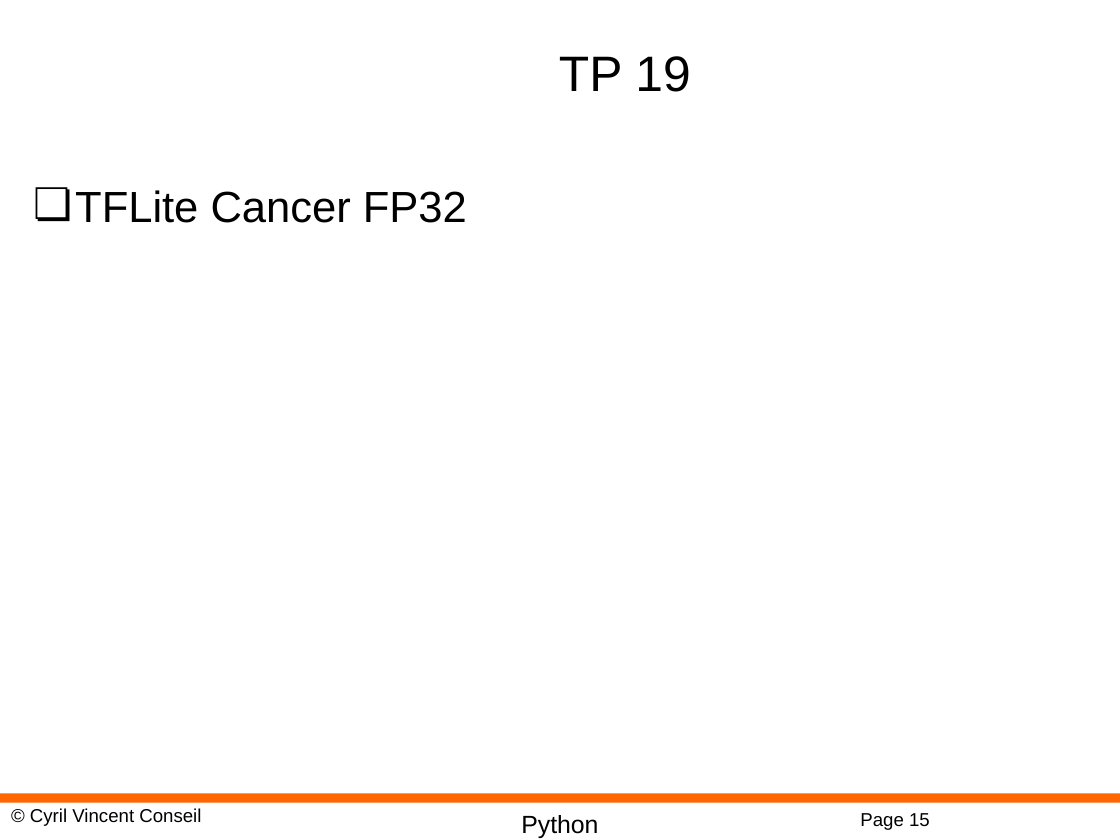
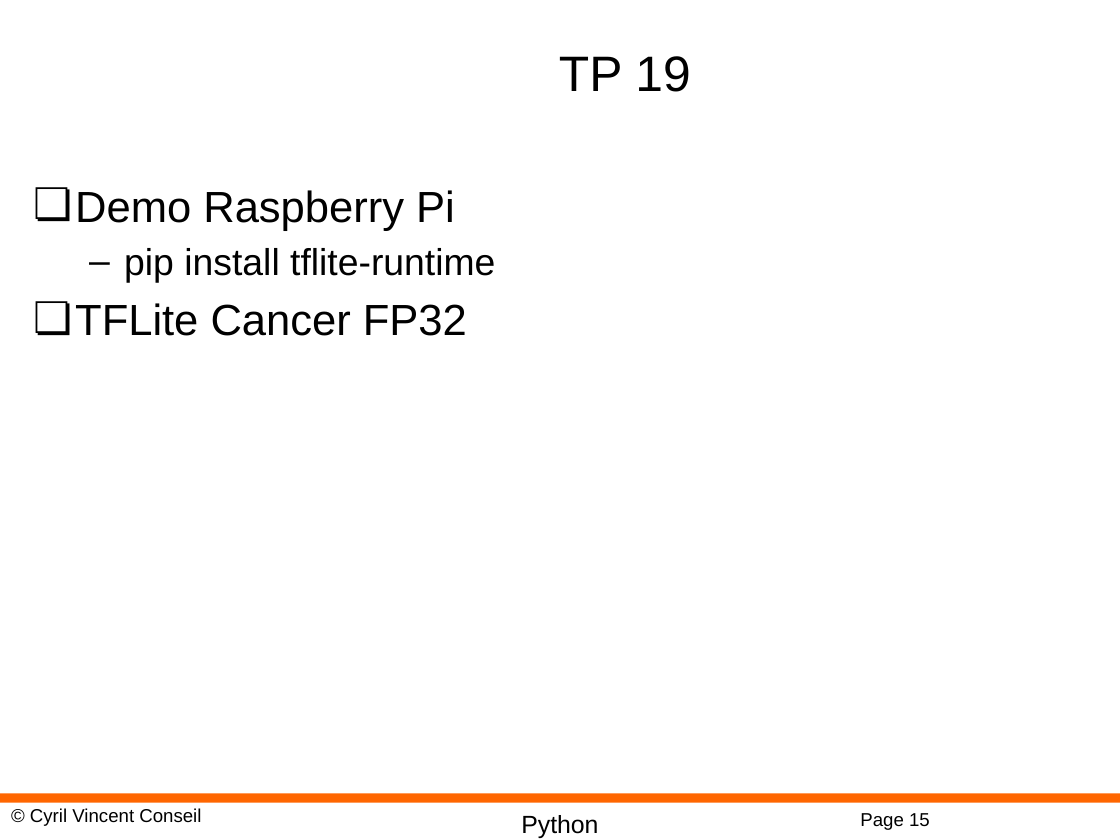
Before and after one commit to cyrilvincent/iot-ai, a slide deck: slide 15 of ppt/IoTAI20-LiteRT.pptx. Drawn at 1120x840 pixels with LibreOffice and Linux fonts; fonts in the diff are those of the drawing; background and template pictures are left out. Boxes give left, top, right and bottom in pixels: in the first picture for what was removed or moved away, otherwise in the second. Text is boxed around its words. In the diff, an @@ line names an element or a change of style, - is before the commit and + after.

```diff
--- a/ppt/IoTAI20-LiteRT.pptx
+++ b/ppt/IoTAI20-LiteRT.pptx
@@ text at [75, 190, 495, 283]: paragraphs added @@
+❏ Demo Raspberry Pi
+  – pip install tflite-runtime
```
Also in this commit, not shown: 6 other files.
